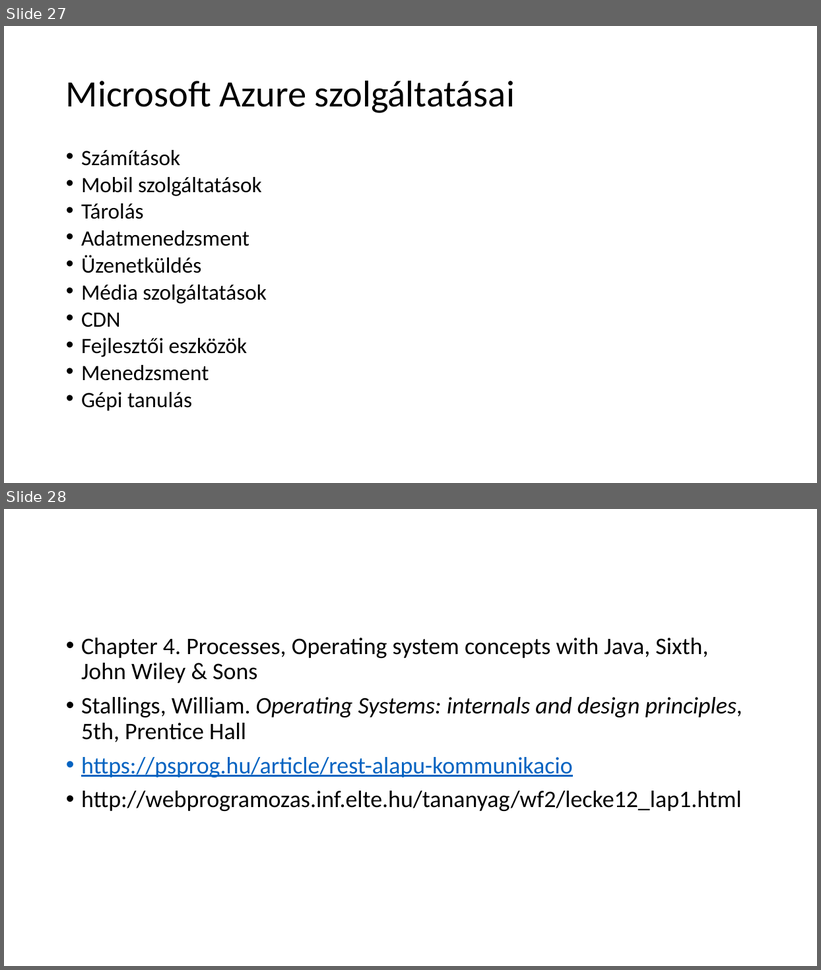
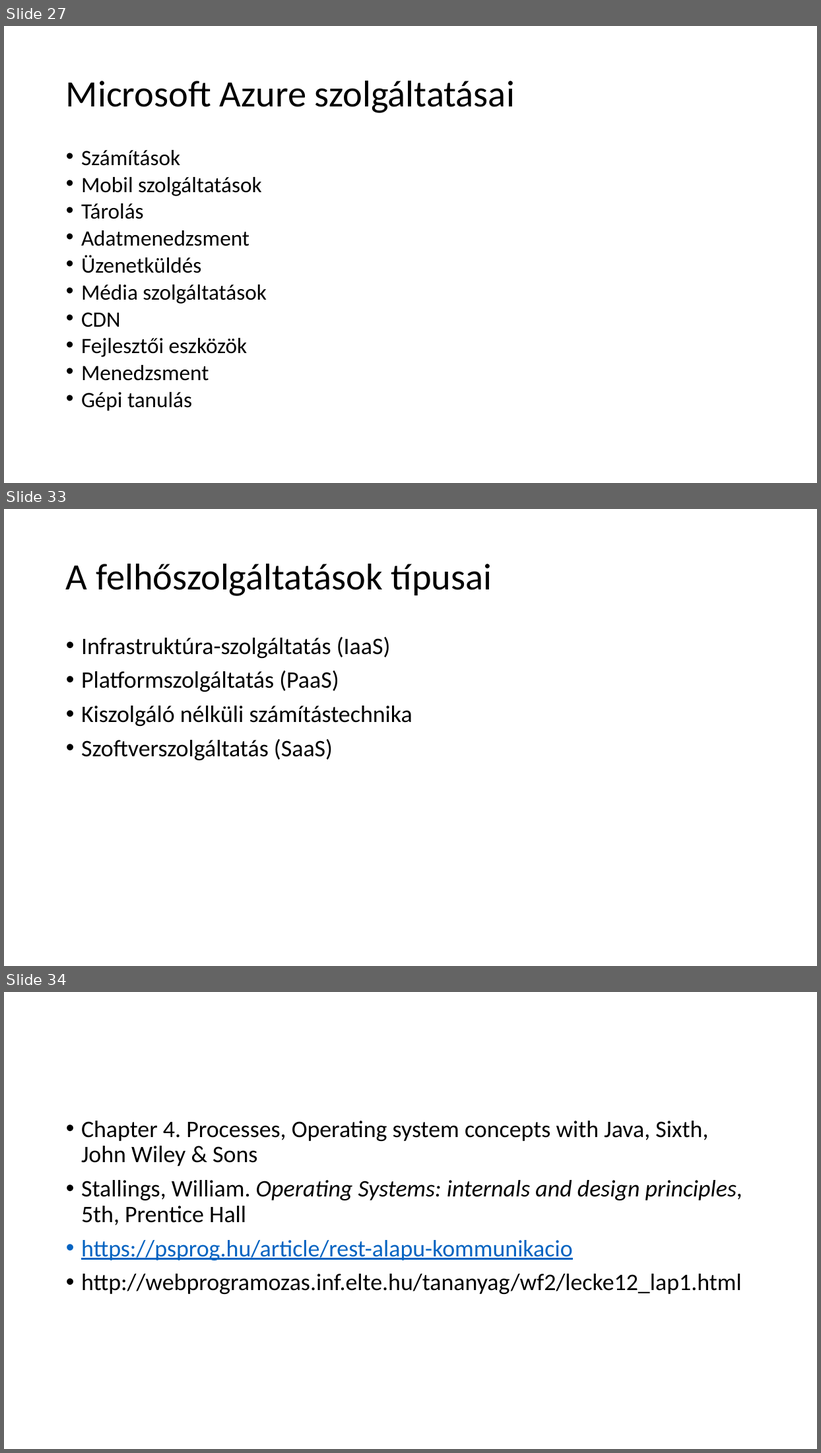
Before and after one commit to krsjakb/osztott-rendszerek-parhuzamos-programozas, a slide deck: Osztott rendszerek, párhuzamos programozás.pptx. Shown one above the other, each under a label of ours: slides 27 and 28 before the commit, slides 27, 33 and 34 after it; the slides between them are not shown. The pictures are 821x970 and 821x1453 pixels, drawn with LibreOffice and Linux fonts; fonts in the diff are those of the drawing. Boxes give left, top, right and bottom in pixels: in the first picture for what was removed or moved away, otherwise in the second. Text is boxed around its words. In the diff, an @@ line names an element or a change of style, - is before the commit and + after.

Commit message:
Felhőszolgáltatások

```diff
--- a/Osztott rendszerek, párhuzamos programozás.pptx
+++ b/Osztott rendszerek, párhuzamos programozás.pptx
@@ slide 33 added at (4, 509, 817, 966), background #FFFFFF @@
@@ title added at (66, 563, 492, 596), 44 pt, text #000000 @@
+A felhőszolgáltatások típusai
@@ text added at (81, 637, 413, 760), 28 pt, text #000000 @@
+• Infrastruktúra-szolgáltatás (IaaS)
+• Platformszolgáltatás (PaaS)
+• Kiszolgáló nélküli számítástechnika
+• Szoftverszolgáltatás (SaaS)
@@ what was slide 28 is now slide 34 @@
```
Also in this commit, not shown: 1 slide changed, 5 other slides added.
